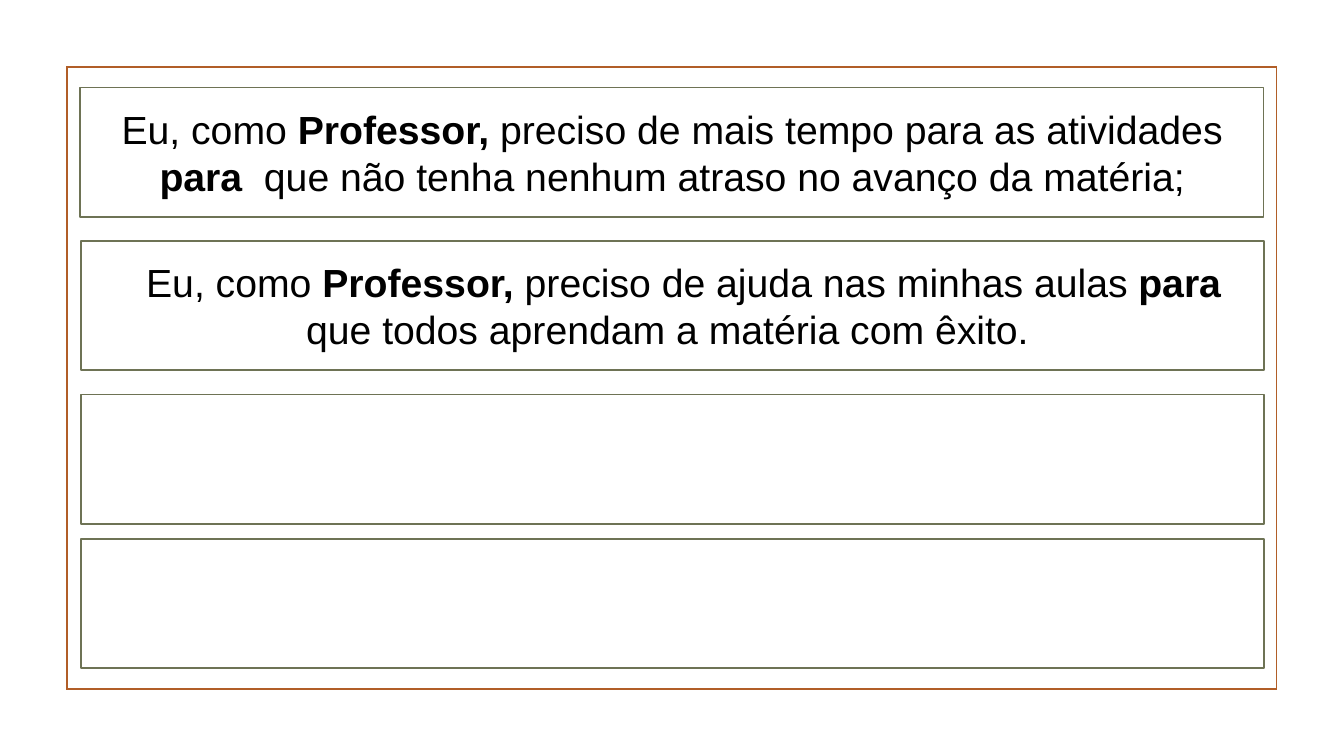
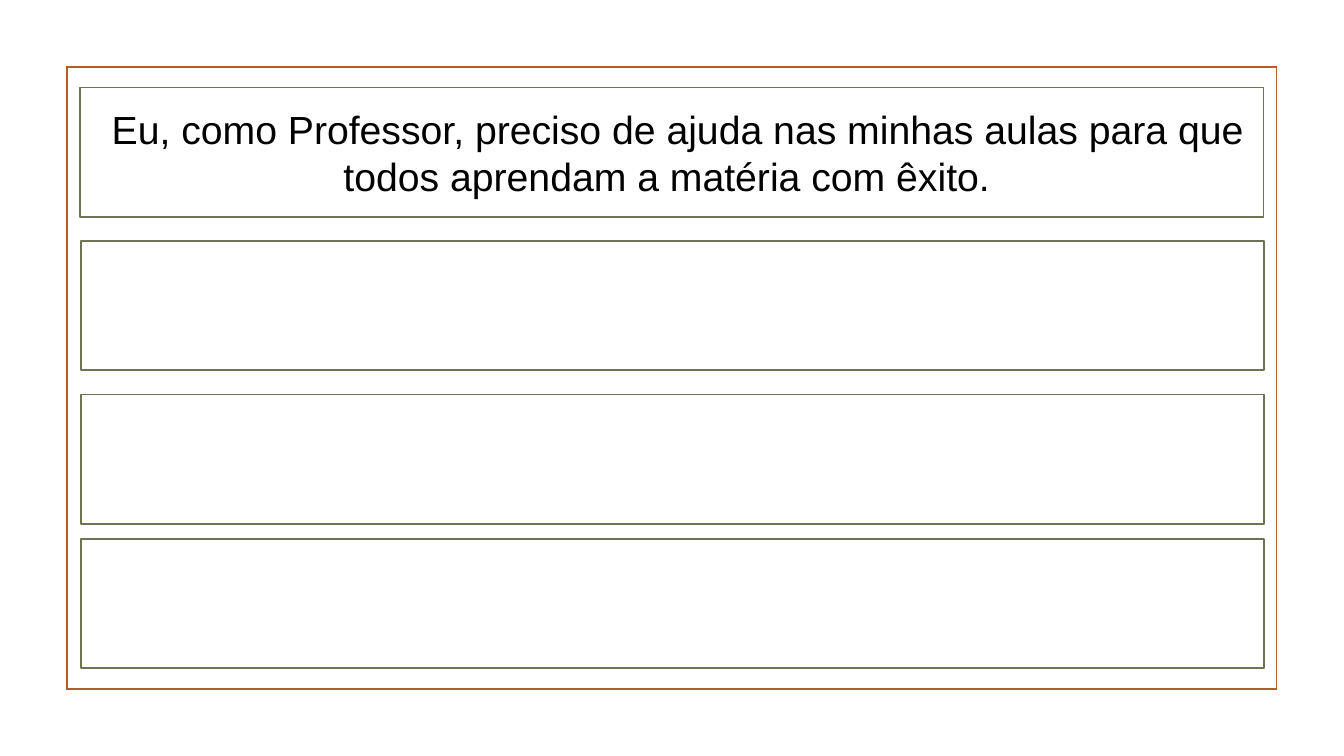
Before and after one commit to marthasilva/ShadowTech, a slide deck: slide 2 of Documentação/UserStories/UserStoriesProfessor.pptx. Drawn at 1344x756 pixels with LibreOffice and Linux fonts; fonts in the diff are those of the drawing; background and template pictures are left out. Boxes give left, top, right and bottom in pixels: in the first picture for what was removed or moved away, otherwise in the second. Text is boxed around its words. In the diff, an @@ line names an element or a change of style, - is before the commit and + after.

```diff
--- a/Documentação/UserStories/UserStoriesProfessor.pptx
+++ b/Documentação/UserStories/UserStoriesProfessor.pptx
@@ text in rectangle at box(112, 115, 1243, 199): text changed @@
-Eu, como Professor, preciso de mais tempo para as atividades para que não tenha nenhum atraso no avanço da matéria;
+Eu, como Professor, preciso de ajuda nas minhas aulas para que todos aprendam a matéria com êxito.
@@ text in rectangle at box(146, 268, 1221, 352): text removed @@
-Eu, como Professor, preciso de ajuda nas minhas aulas para que todos aprendam a matéria com êxito.
```
Also in this commit, not shown: 1 other slide changed, 6 other files.
